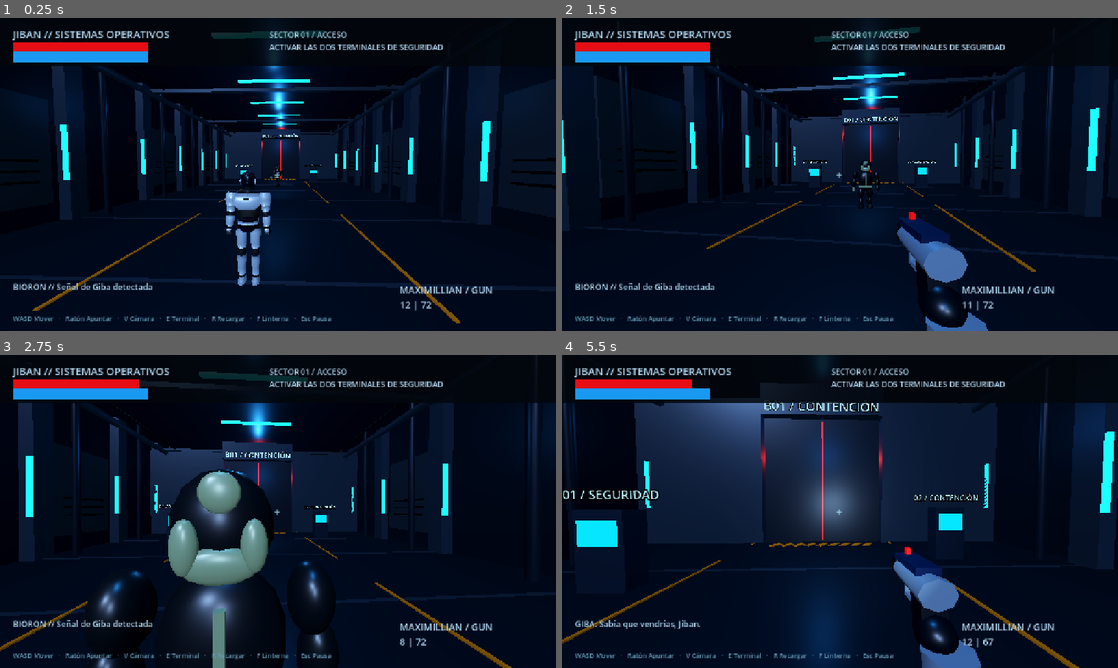
Above: before the commit, frames 1-4 (two rows, left to right).
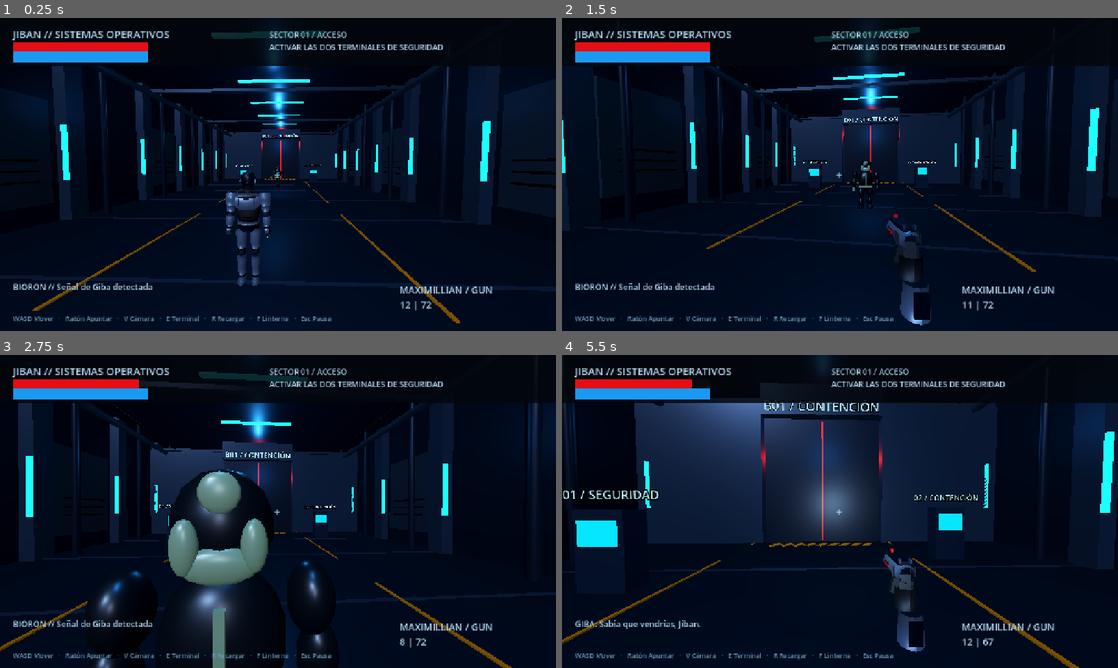
Above: after the commit, the same moments.

Repository: facszero/Jiban-Game
Game: Godot game, scene res://scenes/main.tscn
Same seed, same stepped clock (60 frames per second), same inputs: the game is played once before the commit and once after it.
Inputs (mouse positions are in pixels of both pictures, inside the frame that each line leads up to):
- Up to frame 1 (0.25 s): no input
- Up to frame 2 (1.5 s): move the mouse to (867, 174) at 0.52 s; hold V (view) 0.53-1.28 s; hold W (forward) from 0.53 s (still down); click (867, 174) at 0.67 s; tap Space (jump) at 0.77 s; move the mouse to (812, 174) at 1.27 s; right-click (812, 174) at 1.35 s
- Up to frame 3 (2.75 s): keep holding W (forward); tap Space (jump) at 1.52 s; tap V (view) at 1.55, 2.3 s; move the mouse to (289, 505) at 2.02 s; press the mouse at (289, 505) at 2.03 s
- Up to frame 4 (5.5 s): keep holding W (forward); move the mouse to (834, 517) at 2.77 s; release the mouse at (834, 517) at 2.78 s; tap E (interact) at 2.85 s; click (834, 517) at 2.92 s; tap Space (jump) at 3.02, 3.77, 4.52 s; tap V (view) at 3.05, 3.8, 4.55 s; move the mouse to (878, 514) at 3.52 s; hold F (scan) 3.53-4.28 s; tap R (reload) at 4.15 s; move the mouse to (795, 508) at 4.27 s; tap Shift (sprint) at 4.35 s; move the mouse to (845, 511) at 5.02 s; hold V (view) from 5.03 s (still down); click (845, 511) at 5.17 s

The runs differ from the first frame. In frame 1, 1.1% of the frame differs, in the area x 40-51%, y 50-86%; in frame 2, 2.4%; in frame 3, 0.4%; in frame 4, 4.2%, in the area x 43-76%, y 61-100%.

Commit message:
Refine Jiban armor finish and share compact service pistol across views

Diff:
--- a/scripts/game.gd
+++ b/scripts/game.gd
@@ -162,7 +162,7 @@
 	sensitivity.value_changed.connect(func(value): player.sensitivity = value)
 	var subtitle := Label.new()
 	menu.add_child(subtitle)
-	subtitle.text = "Sensibilidad del ratón\nModelo Jiban · revisión 1 · animación provisional"
+	subtitle.text = "Sensibilidad del ratón\nModelo Jiban · revisión 2 · animación provisional"
 	subtitle.horizontal_alignment = HORIZONTAL_ALIGNMENT_CENTER
 
 func _unhandled_input(event: InputEvent) -> void:
--- a/scripts/jiban_model.gd
+++ b/scripts/jiban_model.gd
@@ -7,8 +7,8 @@
 var leg_right: Node3D
 var elbows: Array[Node3D] = []
 var knees: Array[Node3D] = []
-var silver := metal(Color(.60,.67,.75),.45,.38)
-var navy := metal(Color(.018,.047,.105),.55,.3)
+var silver := metal(Color(.36,.40,.46),.65,.42)
+var navy := metal(Color(.018,.040,.085),.5,.38)
 var rubber := metal(Color(.013,.018,.025),.1,.62)
 var steel := metal(Color(.19,.24,.30),.65,.35)
 var gold := metal(Color(.76,.50,.12),.65,.3)
@@ -98,6 +98,11 @@
 	shell(self,Vector3.ZERO,[Vector3(1.30,.16,.115),Vector3(1.36,.23,.145),Vector3(1.50,.265,.145),Vector3(1.60,.225,.12)],silver)
 	plate(self,Vector3(0,1.46,-.145),[Vector2(-.23,.12),Vector2(.23,.12),Vector2(.24,-.015),Vector2(.16,-.12),Vector2(-.16,-.12),Vector2(-.24,-.015)],.035,navy)
 	plate(self,Vector3(0,1.46,.145),[Vector2(-.20,.1),Vector2(.20,.1),Vector2(.23,-.04),Vector2(.13,-.13),Vector2(-.13,-.13),Vector2(-.23,-.04)],.028,silver).rotation.y=PI
+	plate(self,Vector3(0,1.55,.16),[Vector2(-.16,.025),Vector2(.16,.025),Vector2(.14,-.027),Vector2(-.14,-.027)],.008,navy).rotation.y=PI
+	for side in [-1,1]:
+		Geo.box(self,Vector3(side*.13,1.46,.174),Vector3(.007,.12,.006),steel)
+		for y in [1.40,1.52]:
+			Geo.box(self,Vector3(side*.18,y,.162),Vector3(.012,.012,.006),steel)
 	for i in range(4):
 		Geo.box(self,Vector3(0,1.49+i*.014,.178),Vector3(.085,.007,.008),rubber)
 		var y := 1.12+i*.053
@@ -132,13 +137,19 @@
 	plate(head,Vector3(0,.148,-.122),[Vector2(-.115,.018),Vector2(.115,.018),Vector2(.118,-.016),Vector2(-.118,-.016)],.008,silver)
 	plate(head,Vector3(0,.045,-.10),[Vector2(-.105,.04),Vector2(.105,.04),Vector2(.065,-.035),Vector2(.035,-.06),Vector2(-.035,-.06),Vector2(-.065,-.035)],.022,silver)
 	plate(head,Vector3(0,-.003,-.124),[Vector2(-.032,.017),Vector2(.032,.017),Vector2(.024,-.014),Vector2(-.024,-.014)],.009,steel)
+	Geo.box(head,Vector3(0,.031,-.124),Vector3(.003,.065,.003),steel)
+	for i in range(3):
+		Geo.box(head,Vector3(-.018+i*.018,-.004,-.135),Vector3(.008,.006,.004),rubber)
+	for side in [-1,1]:
+		plate(head,Vector3(side*.085,.035,-.089),[Vector2(-.014,.033),Vector2(.014,.033),Vector2(.01,-.03),Vector2(-.01,-.03)],.009,steel).rotation.y=side*.45
 	var crown := SurfaceTool.new()
 	crown.begin(Mesh.PRIMITIVE_TRIANGLES)
-	for i in range(16):
-		var a := -PI*.48+PI*.96*i/16.0
-		var b := -PI*.48+PI*.96*(i+1)/16.0
-		var points := [Vector3(-.018,.155+cos(a)*.126,sin(a)*.121),Vector3(.018,.155+cos(a)*.126,sin(a)*.121),Vector3(.018,.155+cos(b)*.126,sin(b)*.121),Vector3(-.018,.155+cos(b)*.126,sin(b)*.121)]
-		for idx in [0,1,2,0,2,3]:
+	var profile := [Vector2(.14,-.126),Vector2(.17,-.123),Vector2(.23,-.110),Vector2(.267,-.072),Vector2(.282,-.016),Vector2(.282,.016),Vector2(.267,.072),Vector2(.23,.110),Vector2(.17,.123),Vector2(.14,.126)]
+	for i in range(profile.size()-1):
+		var a: Vector2=profile[i]
+		var b: Vector2=profile[i+1]
+		var points := [Vector3(-.018,a.x,a.y),Vector3(.018,a.x,a.y),Vector3(.018,b.x,b.y),Vector3(-.018,b.x,b.y)]
+		for idx in [0,2,1,0,3,2]:
 			crown.add_vertex(points[idx])
 	crown.generate_normals()
 	instance(head,Vector3.ZERO,crown.commit(),silver)
@@ -171,12 +182,8 @@
 		arm_right=arm
 		var gun := joint(elbow,Vector3(0,-.34,-.025),"ServicePistol")
 		gun.rotation.x=PI/2
-		Geo.box(gun,Vector3(0,0,-.085),Vector3(.063,.067,.23),silver)
-		Geo.box(gun,Vector3(0,.039,-.09),Vector3(.045,.014,.20),navy)
-		Geo.box(gun,Vector3(0,-.055,-.005),Vector3(.042,.095,.047),rubber)
-		Geo.box(gun,Vector3(0,0,-.205),Vector3(.044,.043,.016),rubber)
-		Geo.box(gun,Vector3(.033,0,-.09),Vector3(.004,.012,.09),red)
-		Geo.box(gun,Vector3(0,-.04,-.08),Vector3(.025,.008,.075),steel)
+		var pistol = load("res://scripts/service_weapon.gd").new()
+		gun.add_child(pistol)
 func build_leg(side: int) -> void:
 	var leg := joint(self,Vector3(side*.12,.99,0),"LeftHip" if side<0 else "RightHip")
 	shell(leg,Vector3.ZERO,[Vector3(-.34,.072,.078),Vector3(-.25,.084,.088),Vector3(-.055,.098,.10),Vector3(0,.083,.083)],silver)
@@ -206,6 +213,16 @@
 	elbows[0].rotation.x=-.12-absf(stride)*.3
 	elbows[1].rotation.x=-.12
 func merge_parts(parent: Node3D) -> void:
+	# Geo.box uses an unanimated Node3D wrapper; bake that transform before batching.
+	for wrapper in parent.get_children():
+		if wrapper is Node3D and not wrapper is MeshInstance3D and wrapper.get_script() == null and wrapper.get_child_count() == 1 and wrapper.get_child(0) is MeshInstance3D:
+			var mesh: MeshInstance3D = wrapper.get_child(0)
+			var baked: Transform3D = wrapper.transform * mesh.transform
+			wrapper.remove_child(mesh)
+			parent.add_child(mesh)
+			mesh.transform = baked
+			parent.remove_child(wrapper)
+			wrapper.free()
 	var groups := {}
 	for child in parent.get_children():
 		if child is MeshInstance3D:
--- a/scripts/model_review.gd
+++ b/scripts/model_review.gd
@@ -55,7 +55,7 @@
 	var title := Label.new()
 	frame.add_child(title)
 	title.position=Vector2(30,24)
-	title.text="JIBAN / ESTUDIO DE ARMADURA\nModelo 3D · primera revisión"
+	title.text="JIBAN / ESTUDIO DE ARMADURA\nModelo 3D · revisión 2"
 	title.add_theme_font_size_override("font_size",23)
 	title.mouse_filter=Control.MOUSE_FILTER_IGNORE
 	var exit_button := Button.new()
--- a/scripts/player.gd
+++ b/scripts/player.gd
@@ -25,7 +25,7 @@
 var leg_left: Node3D
 var leg_right: Node3D
 var view_weapon: Node3D
-const WEAPON_REST := Vector3(0.28, -0.24, -0.72)
+const WEAPON_REST := Vector3(0.23, -0.22, -0.77)
 var weapon_clearance := 1.0
 var weapon_probe := SphereShape3D.new()
 var flash: OmniLight3D
@@ -44,7 +44,7 @@
 	col.position.y = 0.95
 	add_child(col)
 	build_model()
-	Geo.light(self, Vector3(0, 2.4, 2.0), Color(0.65, 0.78, 1.0), 1.4, 7.0)
+	Geo.light(self, Vector3(0, 2.4, 2.0), Color(0.75, 0.82, 1.0), 0.65, 7.0)
 	pivot = Node3D.new()
 	pivot.position.y = 1.72
 	add_child(pivot)
@@ -230,24 +230,7 @@
 
 
 func build_view_weapon() -> void:
-	var silver := Geo.material(Color(0.46, 0.53, 0.61), 0.85)
-	var dark := Geo.material(Color(0.025, 0.04, 0.065), 0.5)
-	var blue := Geo.material(Color(0.035, 0.10, 0.22), 0.6)
-	var red := Geo.material(Color(0.8, 0.03, 0.015), 0.2, 0.8)
-	# Farther from the eye and lower in frame; an identifiable receiver and grip.
 	view_weapon.position = WEAPON_REST
-	Geo.armor(view_weapon, Vector3(0, 0, 0), Vector3(0.12, 0.3, 0.095), silver, 0.85).rotation.x = PI / 2.0
-	Geo.box(view_weapon, Vector3(0, 0.05, -0.03), Vector3(0.085, 0.025, 0.24), blue)
-	Geo.box(view_weapon, Vector3(0, -0.085, 0.09), Vector3(0.08, 0.14, 0.085), dark).rotation.x = -0.2
-	Geo.box(view_weapon, Vector3(0, -0.07, 0), Vector3(0.065, 0.015, 0.095), silver)
-	Geo.box(view_weapon, Vector3(0, -0.04, -0.045), Vector3(0.065, 0.07, 0.015), silver)
-	Geo.box(view_weapon, Vector3(0, 0.005, -0.17), Vector3(0.08, 0.065, 0.055), dark)
-	Geo.box(view_weapon, Vector3(0, 0.005, -0.2), Vector3(0.045, 0.034, 0.012), black_muzzle())
-	Geo.box(view_weapon, Vector3(0, 0.078, -0.11), Vector3(0.018, 0.025, 0.025), red)
-	for i in range(4):
-		Geo.box(view_weapon, Vector3(0.056, 0.008, -0.08 + i * 0.045), Vector3(0.006, 0.035, 0.012), dark)
-	Geo.ellipsoid(view_weapon, Vector3(0, -0.12, 0.13), Vector3(0.12, 0.11, 0.13), dark)
-	Geo.armor(view_weapon, Vector3(0.015, -0.21, 0.17), Vector3(0.15, 0.14, 0.16), silver)
-
-func black_muzzle() -> Material:
-	return Geo.material(Color(0.004, 0.006, 0.009))
+	var pistol := preload("res://scripts/service_weapon.gd").new()
+	pistol.include_hand = true
+	view_weapon.add_child(pistol)
--- /dev/null
+++ b/scripts/service_weapon.gd
@@ -0,0 +1,40 @@
+extends Node3D
+## Same service pistol in both perspectives. Visual geometry only.
+const Armor = preload("res://scripts/jiban_model.gd")
+const Geo = preload("res://scripts/geometry.gd")
+@export var include_hand := false
+func _ready() -> void:
+	var mesh_tools = Armor.new()
+	var silver = mesh_tools.silver
+	var dark = mesh_tools.rubber
+	var navy = mesh_tools.navy
+	var steel = mesh_tools.steel
+	var red = Geo.material(Color(.65,.012,.02),.3,.5)
+	# Shaped slide with beveled end caps, instead of a solid octagonal rod.
+	mesh_tools.shell(self,Vector3.ZERO,[Vector3(-.16,.026,.027),Vector3(-.14,.035,.033),Vector3(.065,.035,.033),Vector3(.08,.026,.027)],silver,8).rotation.x=PI/2
+	Geo.box(self,Vector3(0,.035,-.035),Vector3(.046,.012,.19),navy)
+	Geo.box(self,Vector3(0,-.063,.042),Vector3(.043,.105,.052),dark).rotation.x=-.2
+	Geo.box(self,Vector3(0,-.117,.052),Vector3(.052,.013,.055),steel)
+	# Trigger guard and trigger are separate visible parts.
+	Geo.box(self,Vector3(0,-.055,-.032),Vector3(.026,.009,.071),steel)
+	Geo.box(self,Vector3(0,-.032,-.067),Vector3(.026,.05,.009),steel)
+	Geo.box(self,Vector3(0,-.031,-.012),Vector3(.012,.03,.009),dark).rotation.x=.25
+	mesh_tools.shell(self,Vector3(0,0,-.169),[Vector3(-.007,.023,.023),Vector3(.007,.023,.023)],steel,20).rotation.x=PI/2
+	mesh_tools.shell(self,Vector3(0,0,-.178),[Vector3(-.002,.014,.014),Vector3(.002,.014,.014)],dark,20).rotation.x=PI/2
+	for side in [-1,1]:
+		Geo.box(self,Vector3(side*.036,.003,-.06),Vector3(.003,.023,.085),dark)
+		Geo.box(self,Vector3(side*.038,.003,-.06),Vector3(.002,.008,.065),red)
+		for i in range(4):
+			Geo.box(self,Vector3(side*.036,.005,.015+i*.013),Vector3(.003,.037,.004),dark)
+	Geo.box(self,Vector3(0,.047,-.12),Vector3(.012,.015,.014),red)
+	for side in [-1,1]:
+		Geo.box(self,Vector3(side*.018,.045,.057),Vector3(.008,.014,.018),steel)
+	if include_hand:
+		mesh_tools.shell(self,Vector3(0,-.07,.068),[Vector3(-.043,.038,.038),Vector3(.03,.038,.038)],dark,16)
+		for i in range(3):
+			Geo.box(self,Vector3(.023,-.047-i*.019,.016),Vector3(.038,.014,.027),dark)
+		Geo.box(self,Vector3(-.035,-.045,.046),Vector3(.023,.052,.027),dark).rotation.z=-.25
+		mesh_tools.shell(self,Vector3(.006,-.16,.095),[Vector3(-.055,.045,.055),Vector3(.045,.038,.043)],silver,12)
+		Geo.box(self,Vector3(.006,-.16,.148),Vector3(.045,.075,.008),navy)
+	mesh_tools.merge_parts(self)
+	mesh_tools.free()
Not shown, added: scripts/service_weapon.gd.uid
Not shown, changed: docs/JIBAN_MODEL.md
